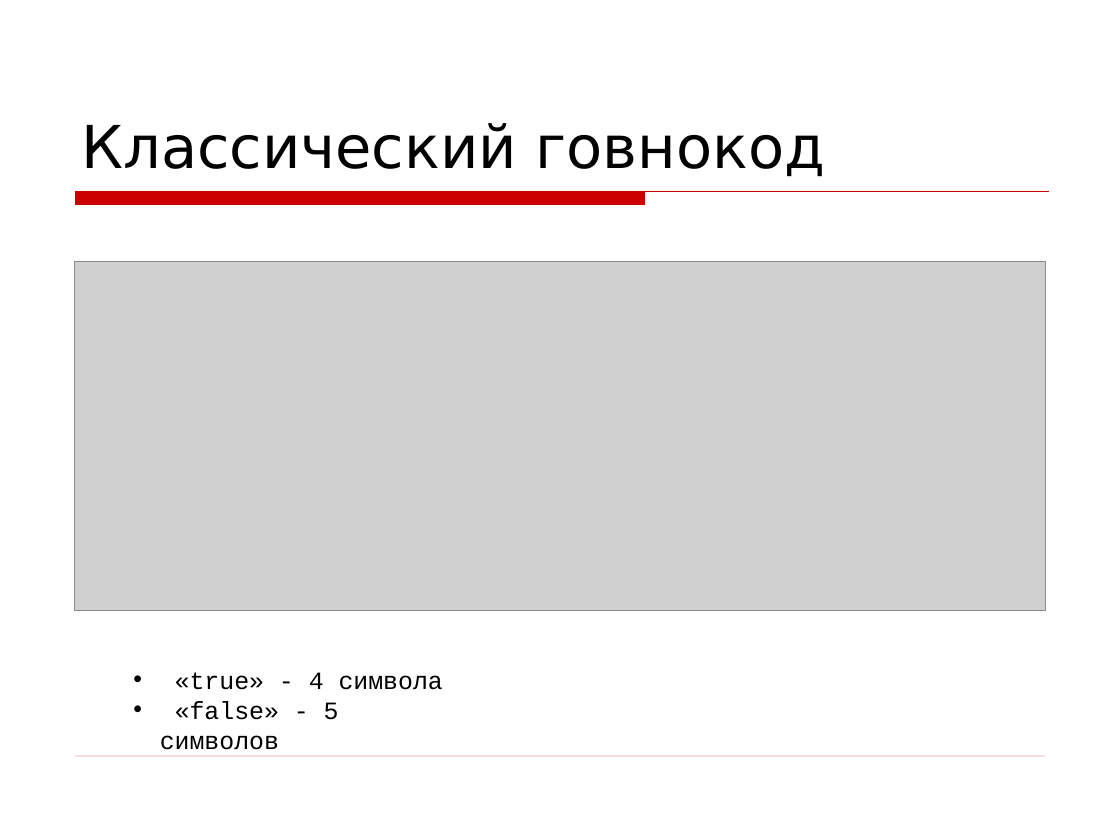
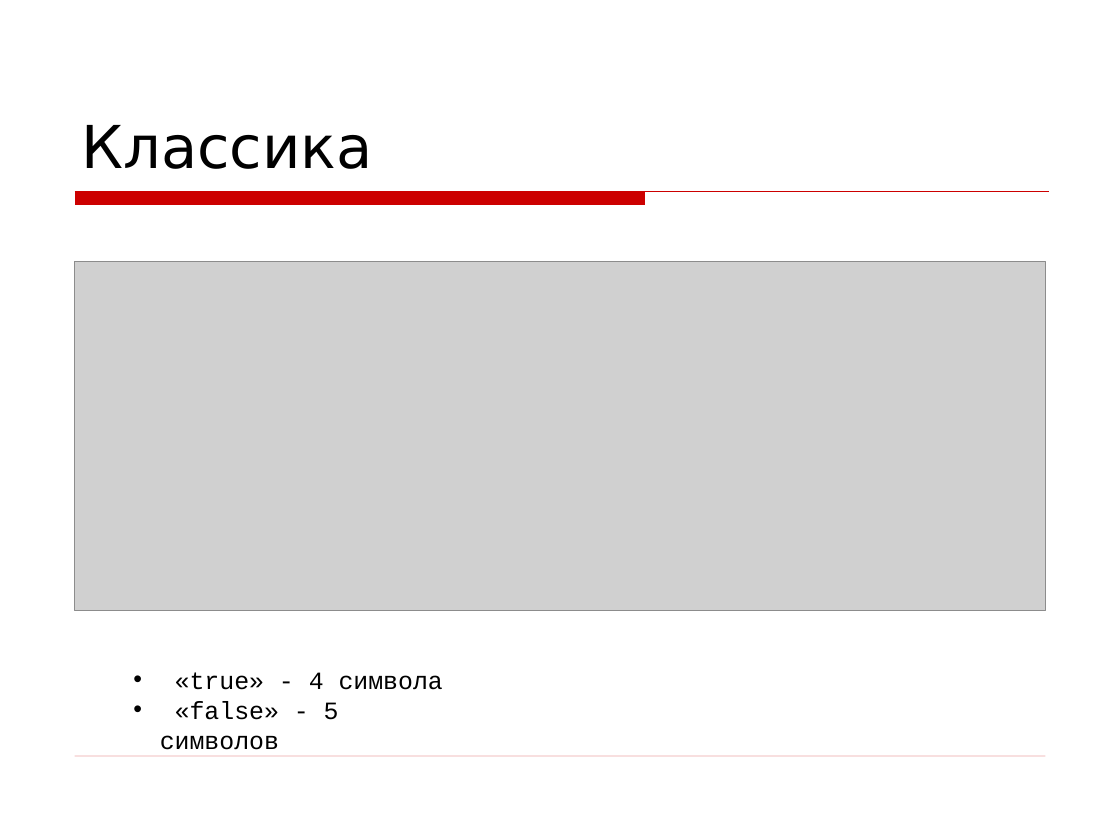
Before and after one commit to asolntsev/presentations, a slide deck: slide 6 of wtf-code/WTF_code.jug-lv.ru.ppt. Drawn at 1120x840 pixels with LibreOffice and Linux fonts; fonts in the diff are those of the drawing; grey boxes stand for pictures; background and template pictures are left out. Boxes give left, top, right and bottom in pixels: in the first picture for what was removed or moved away, otherwise in the second. Text is boxed around its words. In the diff, an @@ line names an element or a change of style, - is before the commit and + after.

```diff
--- a/wtf-code/WTF_code.jug-lv.ru.ppt
+++ b/wtf-code/WTF_code.jug-lv.ru.ppt
@@ title at (81, 125, 372, 169): text changed @@
-Классический говнокод
+Классика
```
Also in this commit, not shown: 7 other slides changed, 6 slides added, 5 slides removed, 1 other file.
